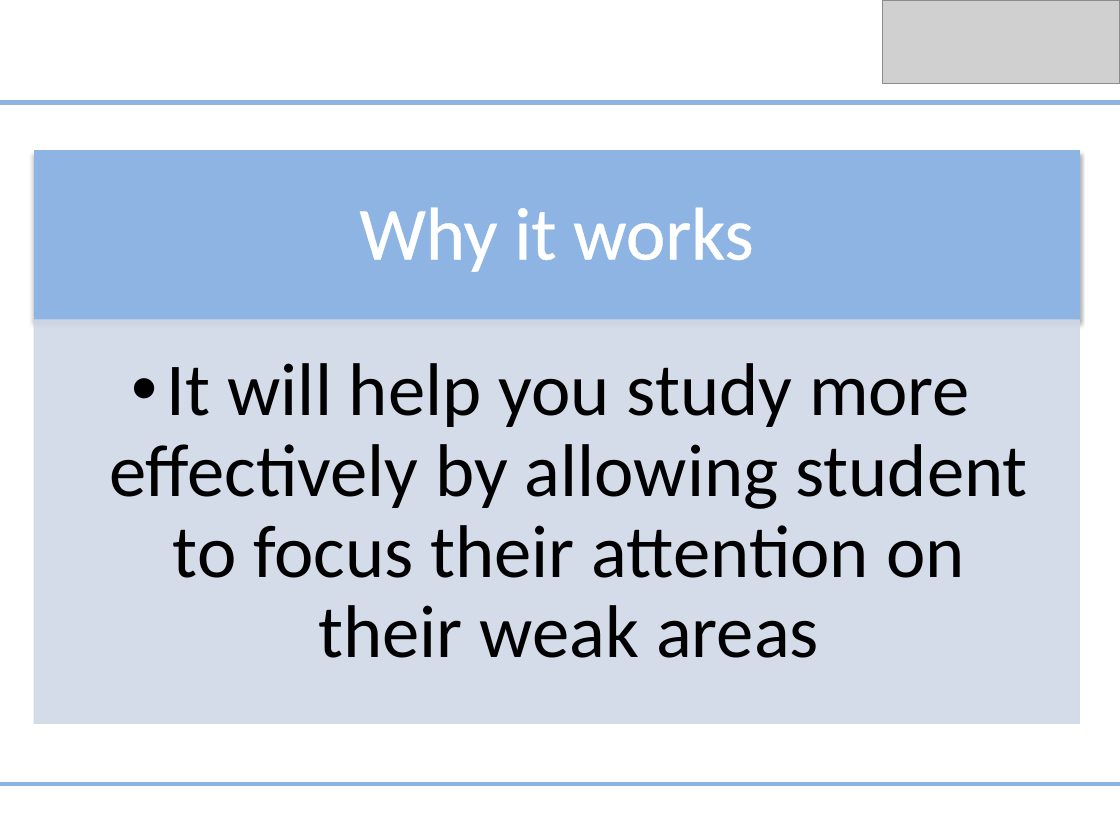
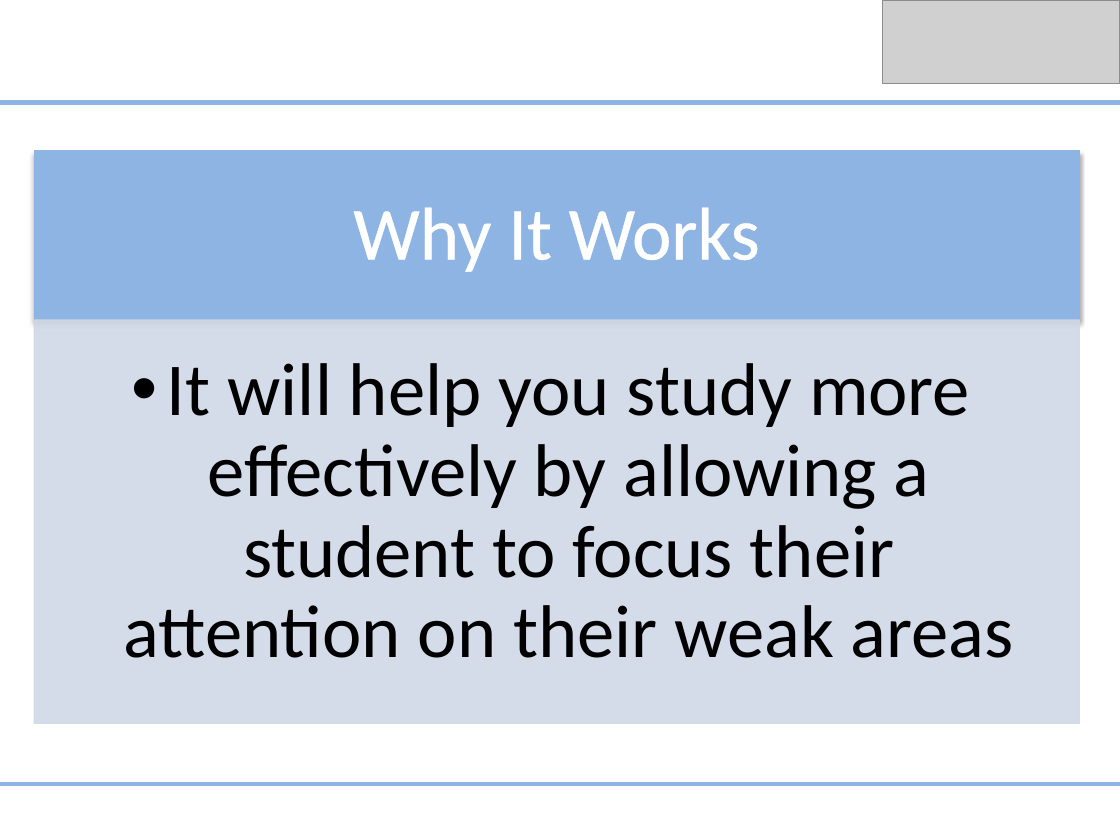
Before and after one commit to av8ramit/excelerate, a slide deck: slide 7 of Documents/Business Plan.pptx. Drawn at 1120x840 pixels with LibreOffice and Linux fonts; fonts in the diff are those of the drawing; grey boxes stand for pictures. Boxes give left, top, right and bottom in pixels: in the first picture for what was removed or moved away, otherwise in the second. Text is boxed around its words. In the diff, an @@ line names an element or a change of style, - is before the commit and + after.

```diff
--- a/Documents/Business Plan.pptx
+++ b/Documents/Business Plan.pptx
@@ text at bbox=[353, 207, 760, 272]: text changed @@
-Why it works
+Why It Works
@@ text at bbox=[124, 363, 1014, 658]: text changed @@
-  •• It will help you study more effectively by allowing student to focus their attention on their weak areas
+  •• It will help you study more effectively by allowing a student to focus their attention on their weak areas
```
Also in this commit, not shown: 3 other slides changed, 5 slides added, 1 slide removed, 2 other files.
